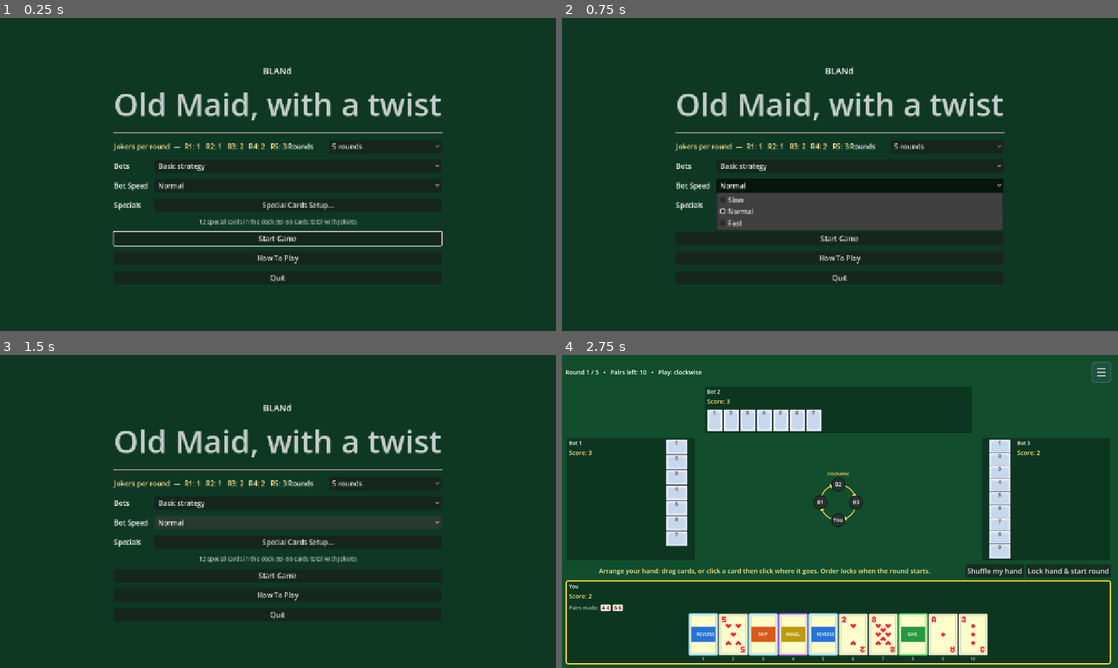
Above: before the commit, frames 1-4 (two rows, left to right).
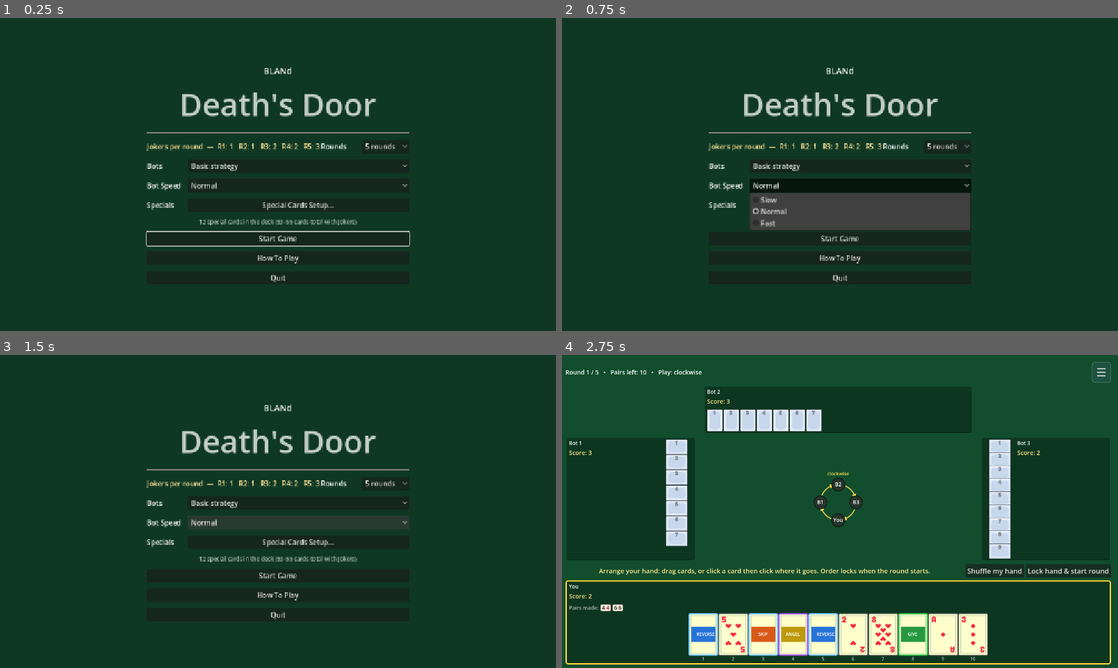
Above: after the commit, the same moments.

Repository: louibasmu/BLANd-
Game: Godot game, scene res://BaseGame/2. MainMenu/main_menu.tscn
Two runs of this game, one before a commit and one after it. Both use one fixed random seed, a clock stepped at 60 frames per second and the inputs below.
Inputs:
- Up to frame 1 (0.25 s): no input
- Up to frame 2 (0.75 s): click "Normal" at 0.5 s
- Up to frame 3 (1.5 s): click "Normal" at 1.25 s
- Up to frame 4 (2.75 s): click "Start Game" at 2 s

The runs differ from the first frame. In frame 1, 3.7% of the frame differs, in the area x 20-80%, y 15-85%; in frame 2, 5.5%; in frame 3, 3.9%; in frame 4, nothing differs.

Commit message:
Ben changes as of 3:30 11/2
Pushing most recent changes to the main

Diff:
--- a/game-dev-seminar/BaseGame/2. MainMenu/main_menu.gd
+++ b/game-dev-seminar/BaseGame/2. MainMenu/main_menu.gd
@@ -51,10 +51,10 @@
 	_fill_specials_grid()
 	_update_specials_ui()
 
-	# Fill in the Jokers-per-round text for the starting selection, and focus Start Game so Enter works immediately.
+	# Fill in the Jokers-per-round text for the starting selection,
+	# and focus Start Game so Enter works immediately.
 	_on_rounds_changed(_rounds_option.selected)
 	_start_btn.grab_focus()
-
 
 # Runs when the rounds dropdown changes: refresh the "Jokers per round" text.
 func _on_rounds_changed(i: int) -> void:
@@ -117,11 +117,10 @@
 		var r: Label = _special_rows[sp]["rarity"]
 		r.text = GameSettings.rarity_name(sp)
 		r.add_theme_color_override("font_color", GameSettings.rarity_color(sp))
-	var total := GameSettings.total_specials()
+	var total_special := GameSettings.total_specials()
 	var pair_card_count = GameSettings.pair_card_count
-	#stopped at pairCardCount @8:30 11/1
-	var deck_min := GameSettings.pair_card_count + total + 1
-	_specials_summary.text = "%d special cards in the deck (%d–%d cards total with Jokers)" % [total, deck_min, deck_min + 2]
+	var deck_min := GameSettings.pair_card_count + total_special + 1
+	_specials_summary.text = "%d special cards in the deck (%d–%d cards total with Jokers)" % [total_special, deck_min, deck_min + 2]
 
 #when how to play button pressed it shows the rules
 func _on_rules_pressed() -> void:
--- a/game-dev-seminar/BaseGame/2. MainMenu/main_menu.tscn
+++ b/game-dev-seminar/BaseGame/2. MainMenu/main_menu.tscn
@@ -59,7 +59,7 @@
 modulate = Color(1, 1, 1, 0.7490196)
 layout_mode = 2
 theme_override_font_sizes/font_size = 72
-text = "Old Maid, with a twist"
+text = "Death's Door"
 horizontal_alignment = 1
 
 [node name="HSeparator" type="HSeparator" parent="Center/box" unique_id=1021888189]
